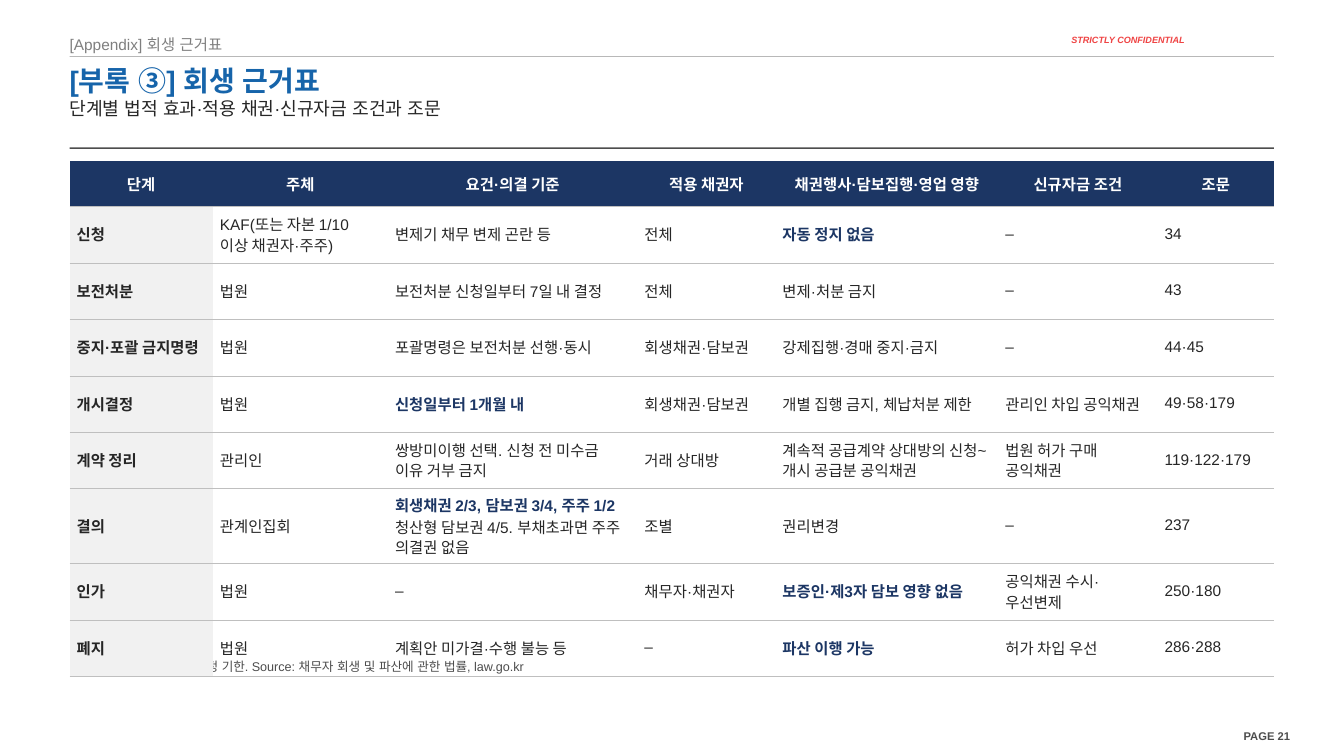
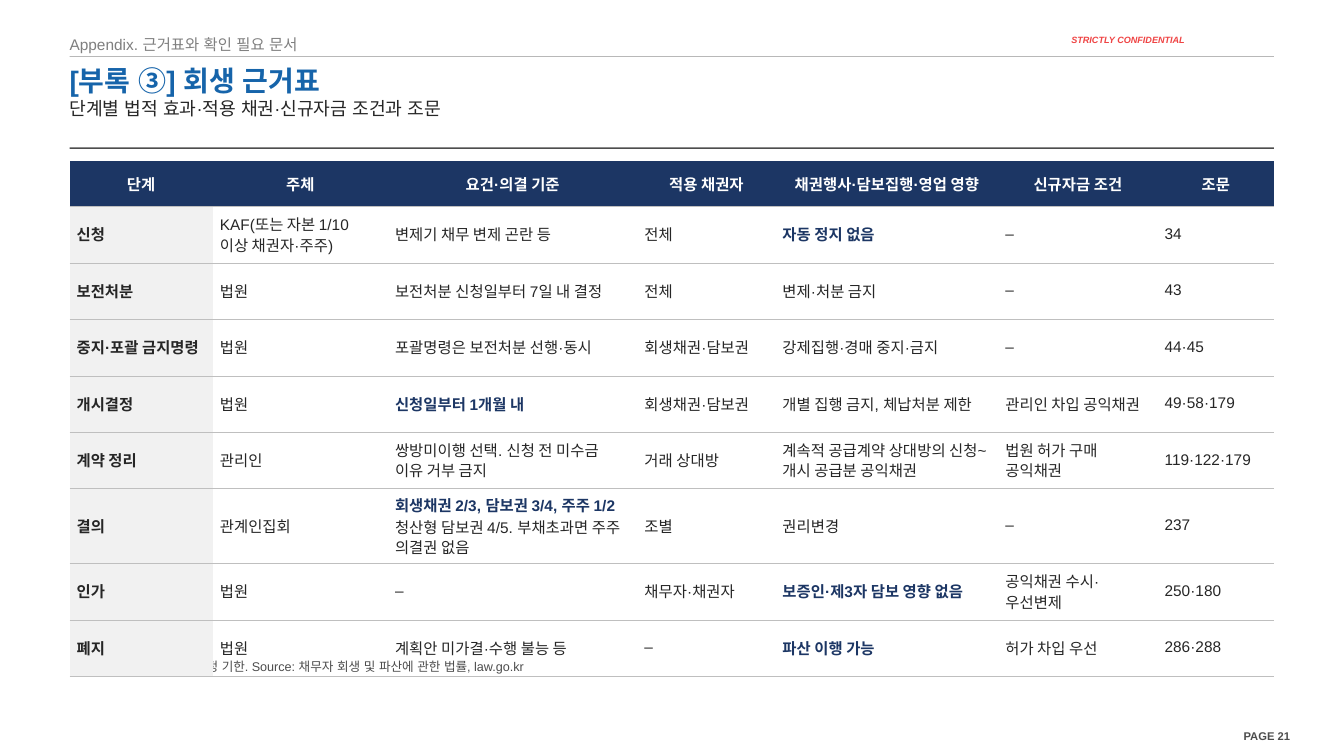
Before and after one commit to jogyesung/GS-Secretary, a slide deck: slide 21 of outputs/CIP_KAF_솔리드_자금조달차질_시나리오_20261120v5.pptx. Drawn at 1344x756 pixels with LibreOffice and Linux fonts; fonts in the diff are those of the drawing; background and template pictures are left out. Boxes give left, top, right and bottom in pixels: in the first picture for what was removed or moved away, otherwise in the second. Text is boxed around its words. In the diff, an @@ line names an element or a change of style, - is before the commit and + after.

```diff
--- a/outputs/CIP_KAF_솔리드_자금조달차질_시나리오_20261120v5.pptx
+++ b/outputs/CIP_KAF_솔리드_자금조달차질_시나리오_20261120v5.pptx
@@ text at [70, 37, 297, 53]: text changed @@
-[Appendix] 회생 근거표
+Appendix. 근거표와 확인 필요 문서
```
Also in this commit, not shown: 20 other slides changed, 1 other file.
